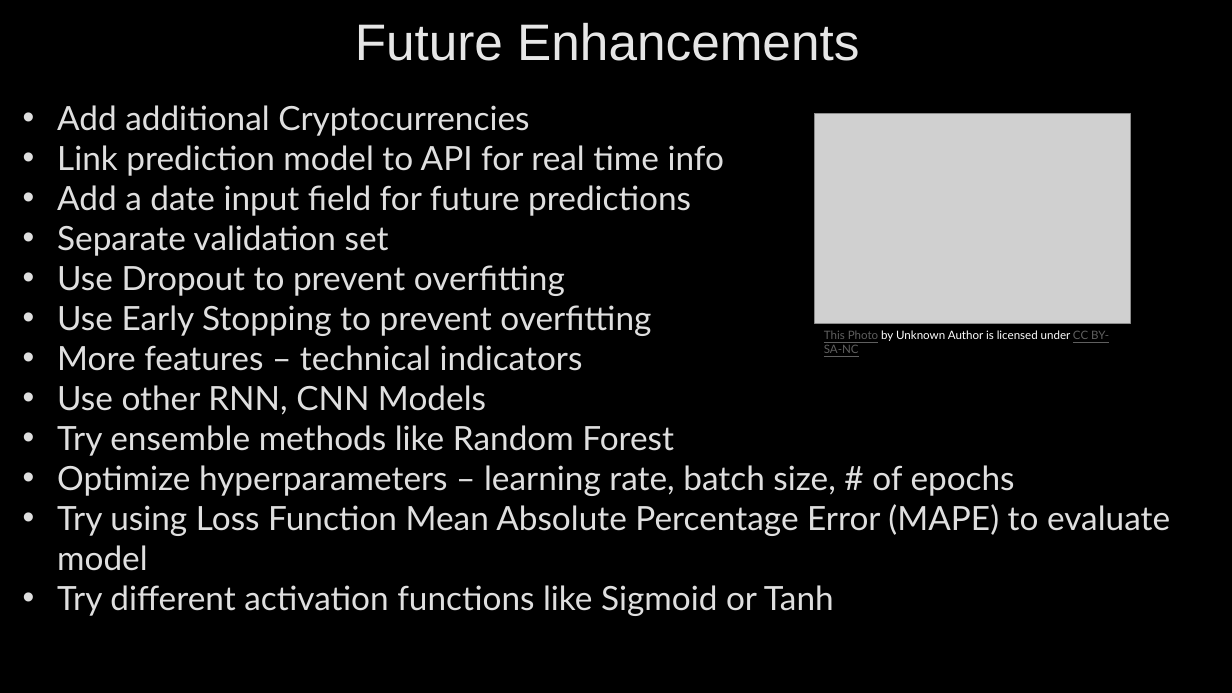
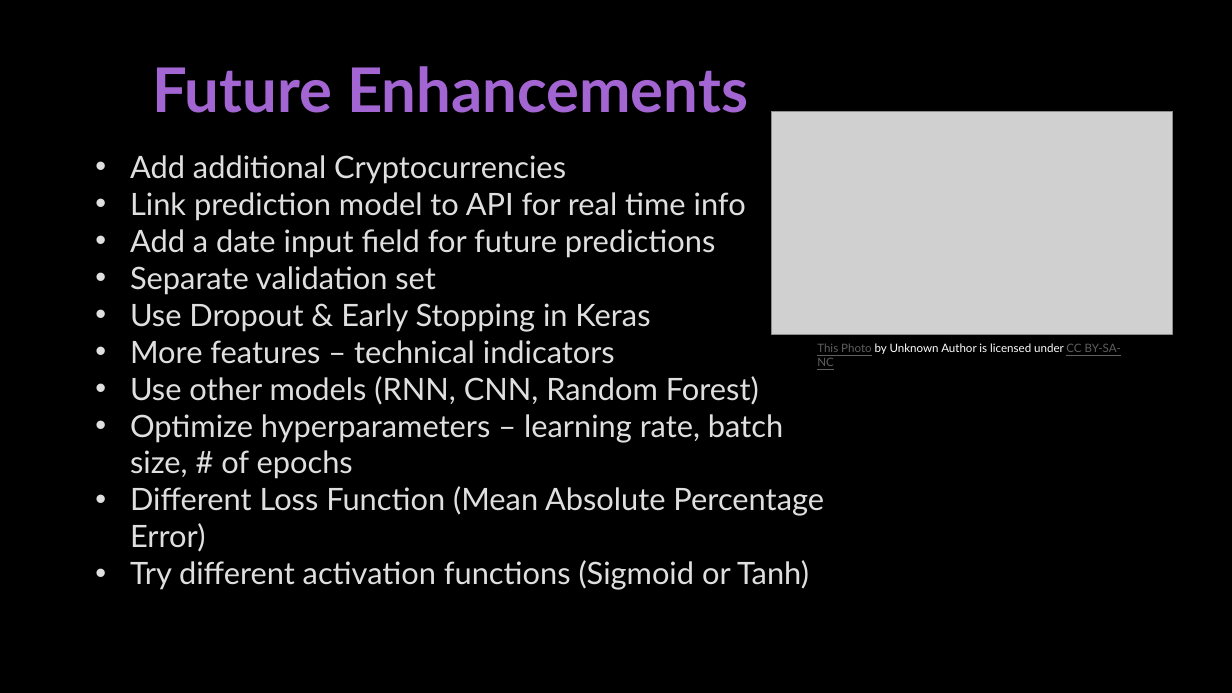
Before and after one commit to tylerfallon/The-Omniscient-Crypto-Oracle, a slide deck: slide 13 of The Omniscient Crypto Oracle.pptx. Drawn at 1232x693 pixels with LibreOffice and Linux fonts; fonts in the diff are those of the drawing; grey boxes stand for pictures; background and template pictures are left out. Boxes give left, top, right and bottom in pixels: in the first picture for what was removed or moved away, otherwise in the second. Text is boxed around its words. In the diff, an @@ line names an element or a change of style, - is before the commit and + after.

Commit message:
Edited Formatting of ppt

```diff
--- a/The Omniscient Crypto Oracle.pptx
+++ b/The Omniscient Crypto Oracle.pptx
@@ title "Future Enhancements": place and size @@
-title "Future Enhancements" at bbox=[355, 22, 859, 61]
+title "Future Enhancements" at bbox=[152, 66, 748, 113]
@@ title "Future Enhancements" at bbox=[152, 66, 748, 113]: size 40 to 48 pt, font Arial to Lato, text colour #E6E6E6 to #A365D1, bold on; vertical alignment top to bottom @@
@@ picture: place and size @@
-picture at bbox=[815, 114, 1130, 324]
+picture at bbox=[772, 111, 1173, 334]
@@ text "Add additional Cryptocurrencies": place and size @@
-text "Add additional Cryptocurrencies" at bbox=[57, 105, 1170, 616]
+text "Add additional Cryptocurrencies" at bbox=[130, 155, 824, 590]
@@ text "Add additional Cryptocurrencies" at bbox=[130, 155, 824, 590]: vertical alignment middle to top @@
@@ text at bbox=[130, 155, 783, 479]: size 26 to 24 pt in "Add additional Cryptocurrencies", "Link prediction model to API for real ...", "Add a date input field for future ...", "Separate validation set" and 2 more places; letter outline none to #404040 0.75 pt in "Add additional Cryptocurrencies", "API for real time info", "More features – technical indicators", "size, # of epochs" @@
@@ text at bbox=[130, 303, 650, 332]: text changed; size 26 to 24 pt @@
-• Use Dropout to prevent overfitting
-• Use Early Stopping to prevent overfitting
+• Use Dropout & Early Stopping in Keras
@@ text "This Photo by Unknown Author ..." rewrapped from bbox=[824, 330, 1109, 353] to bbox=[817, 343, 1121, 366] @@
@@ text at bbox=[130, 376, 759, 404]: text changed; size 26 to 24 pt @@
-• Use other RNN, CNN Models
-• Try ensemble methods like Random Forest
+• Use other models (RNN, CNN, Random Forest)
@@ text at bbox=[130, 486, 824, 590]: text changed; size 26 to 24 pt @@
-• Try using Loss Function Mean Absolute Percentage Error (MAPE) to evaluate model
-• Try different activation functions like Sigmoid or Tanh
+• Different Loss Function (Mean Absolute Percentage Error)
+• Try different activation functions (Sigmoid or Tanh)
```
Also in this commit, not shown: 12 other slides changed.
